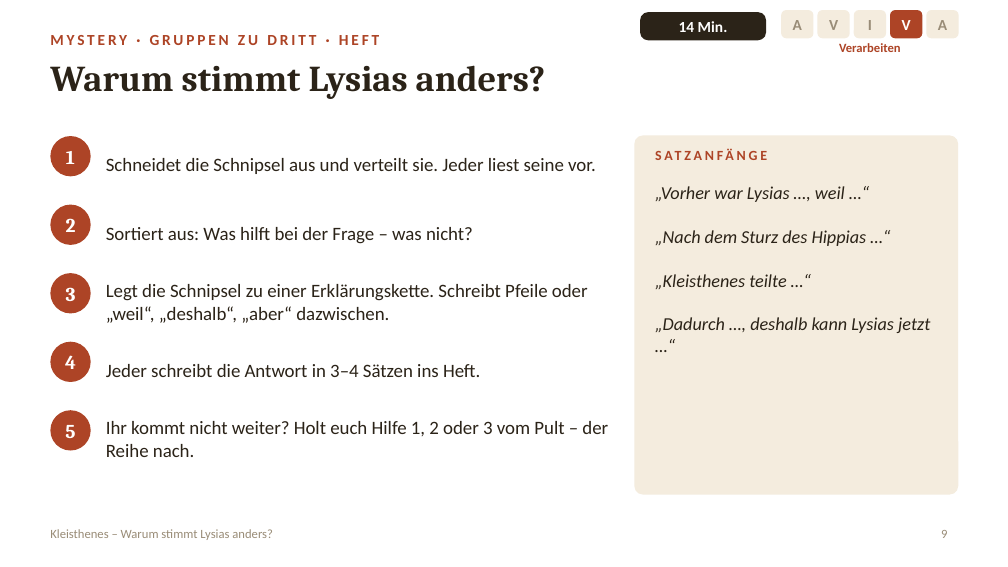
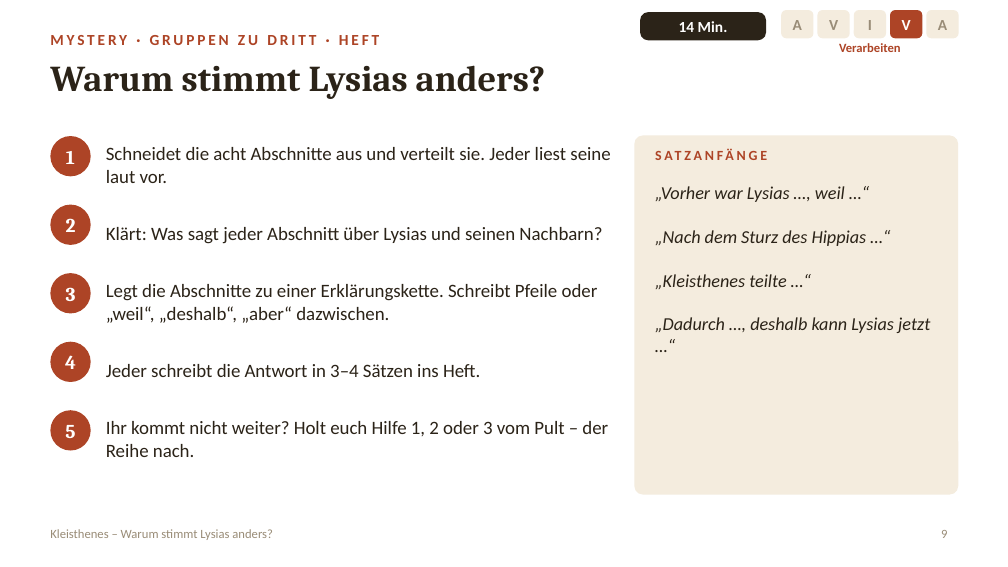
Before and after one commit to golzkonstantin-gif/Schule, a slide deck: slide 9 of Geschichte_11/Stunde_Kleisthenes/Folien_Kleisthenes.pptx. Drawn at 1008x567 pixels with LibreOffice and Linux fonts; fonts in the diff are those of the drawing. Boxes give left, top, right and bottom in pixels: in the first picture for what was removed or moved away, otherwise in the second. Text is boxed around its words. In the diff, an @@ line names an element or a change of style, - is before the commit and + after.

```diff
--- a/Geschichte_11/Stunde_Kleisthenes/Folien_Kleisthenes.pptx
+++ b/Geschichte_11/Stunde_Kleisthenes/Folien_Kleisthenes.pptx
@@ text at (x1=106, y1=147, x2=610, y2=183): text changed @@
-Schneidet die Schnipsel aus und verteilt sie. Jeder liest seine vor.
+Schneidet die acht Abschnitte aus und verteilt sie. Jeder liest seine laut vor.
@@ text at (x1=106, y1=227, x2=602, y2=244): text changed @@
-Sortiert aus: Was hilft bei der Frage – was nicht?
+Klärt: Was sagt jeder Abschnitt über Lysias und seinen Nachbarn?
@@ text at (x1=106, y1=284, x2=598, y2=323): text changed @@
-Legt die Schnipsel zu einer Erklärungskette. Schreibt Pfeile oder „weil“, „deshalb“, „aber“ dazwischen.
+Legt die Abschnitte zu einer Erklärungskette. Schreibt Pfeile oder „weil“, „deshalb“, „aber“ dazwischen.
```
Also in this commit, not shown: 2 other slides changed, 11 other files.
